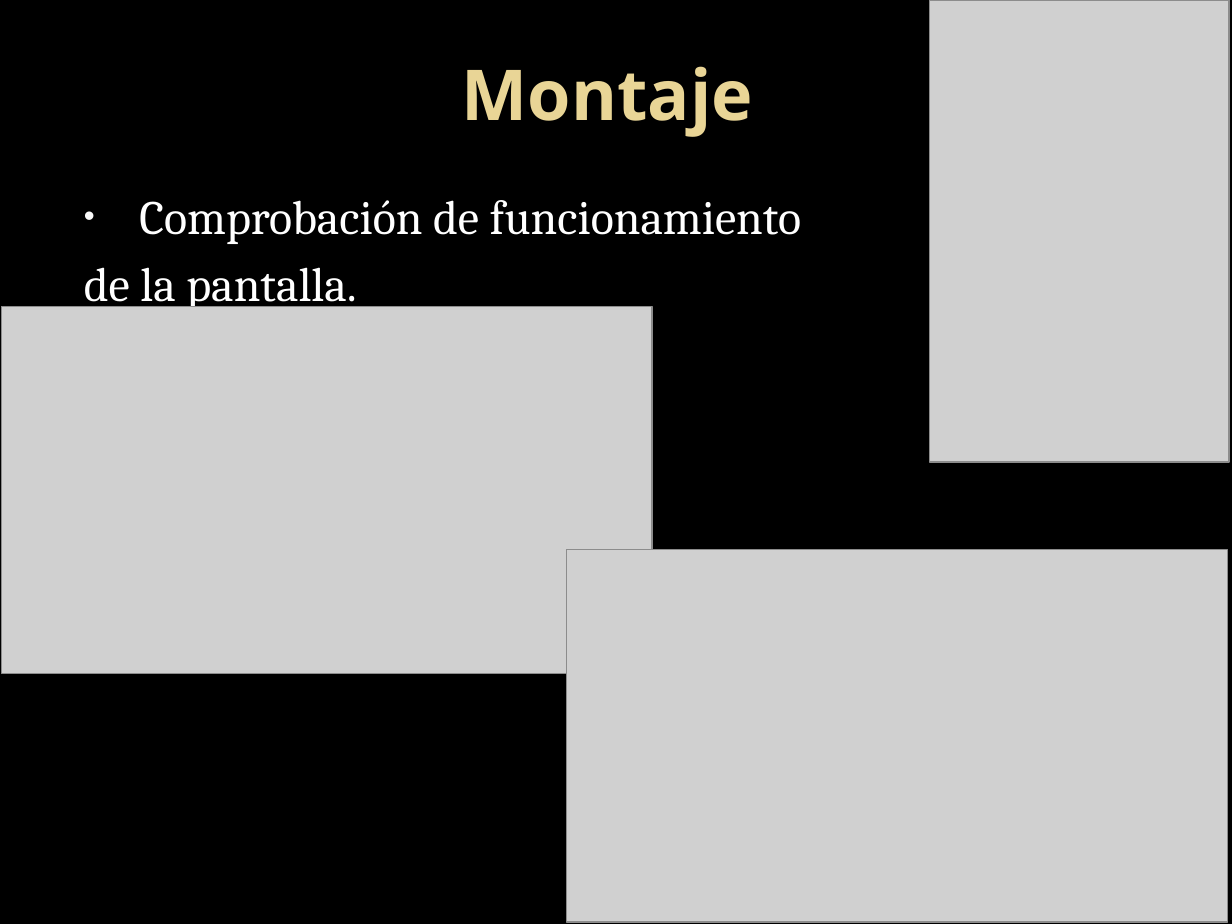
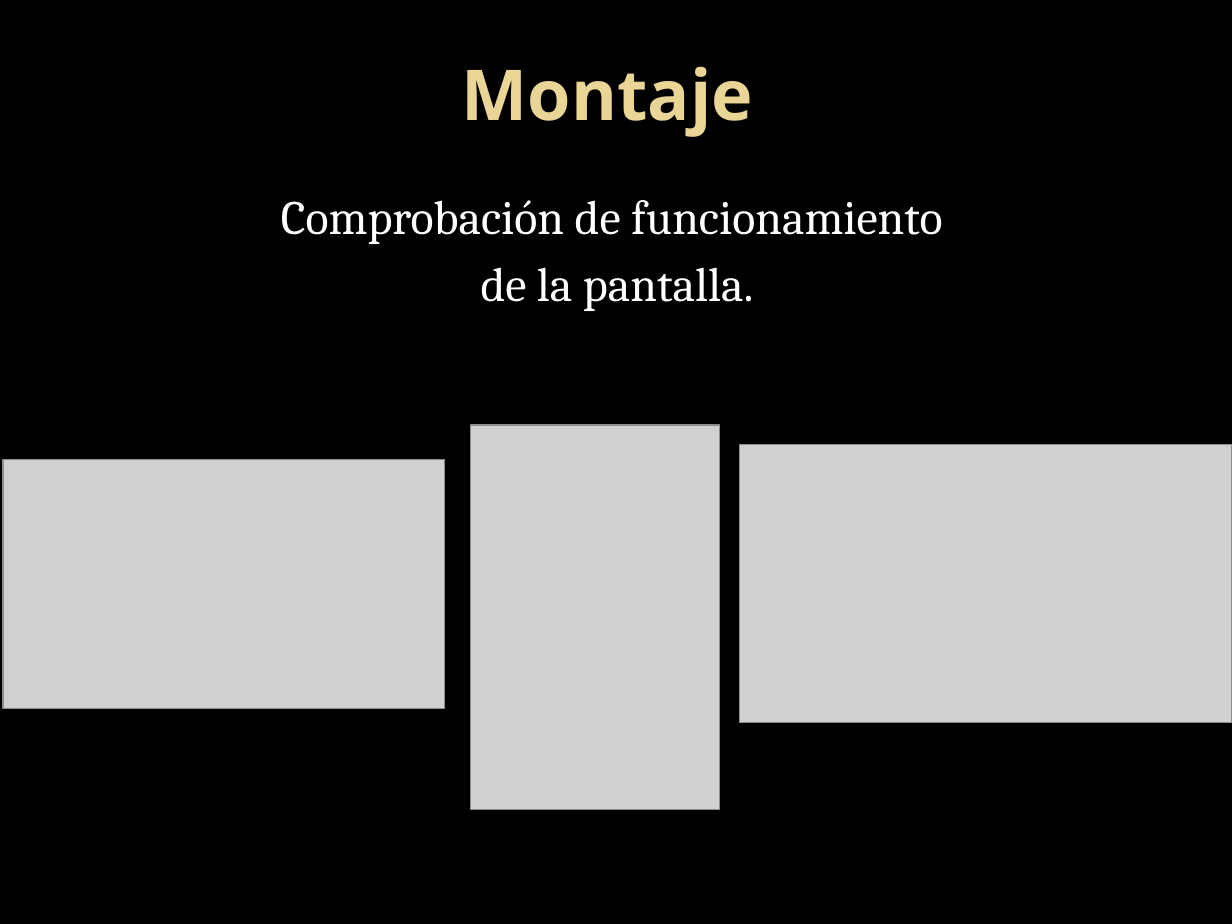
Before and after one commit to JaimeLLanos/ArduinoPhoneduino, a slide deck: slide 8 of PHONEDUINO.pptx (slide 7 before the commit). Drawn at 1232x924 pixels with LibreOffice and Linux fonts; fonts in the diff are those of the drawing; grey boxes stand for pictures; background and template pictures are left out. Boxes give left, top, right and bottom in pixels: in the first picture for what was removed or moved away, otherwise in the second. Text is boxed around its words. In the diff, an @@ line names an element or a change of style, - is before the commit and + after.

```diff
--- a/PHONEDUINO.pptx
+++ b/PHONEDUINO.pptx
@@ picture removed at (930,0,1230,462) @@
@@ text "Comprobación de funcionamiento" at (281,200,942,311): alignment left to centre; bullet • to none @@
@@ picture added at (471,425,719,809) @@
@@ picture: place and size @@
-picture at (567,549,1227,923)
+picture at (739,445,1232,723)
@@ picture: place and size @@
-picture at (1,307,652,674)
+picture at (4,460,445,708)
```
Also in this commit, not shown: 7 other slides changed.
